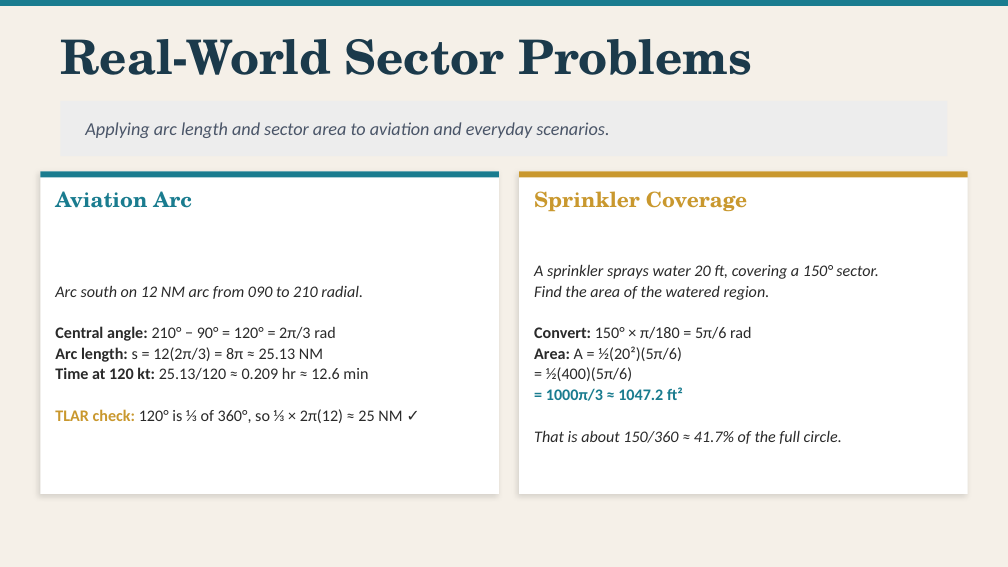
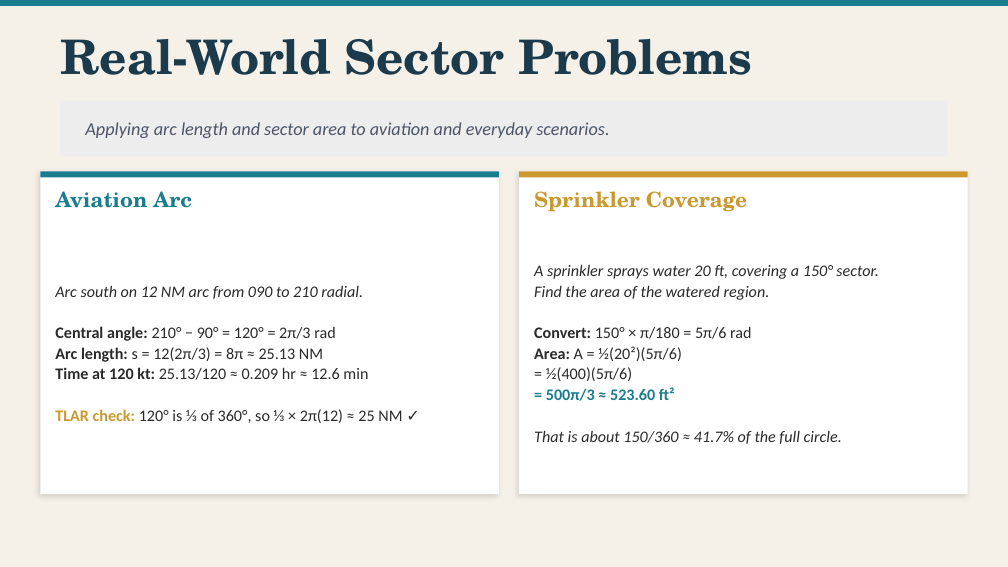
Before and after one commit to andrewhvolk/andrewhvolk.github.io, a slide deck: slide 21 of slides/Math130Unit2D.pptx. Drawn at 1008x567 pixels with LibreOffice and Linux fonts; fonts in the diff are those of the drawing. Boxes give left, top, right and bottom in pixels: in the first picture for what was removed or moved away, otherwise in the second. Text is boxed around its words. In the diff, an @@ line names an element or a change of style, - is before the commit and + after.

```diff
--- a/slides/Math130Unit2D.pptx
+++ b/slides/Math130Unit2D.pptx
@@ text at <box>546,387,675,401</box>: text changed @@
-= 1000π/3 ≈ 1047.2 ft²
+= 500π/3 ≈ 523.60 ft²
```
Also in this commit, not shown: 38 other files.
